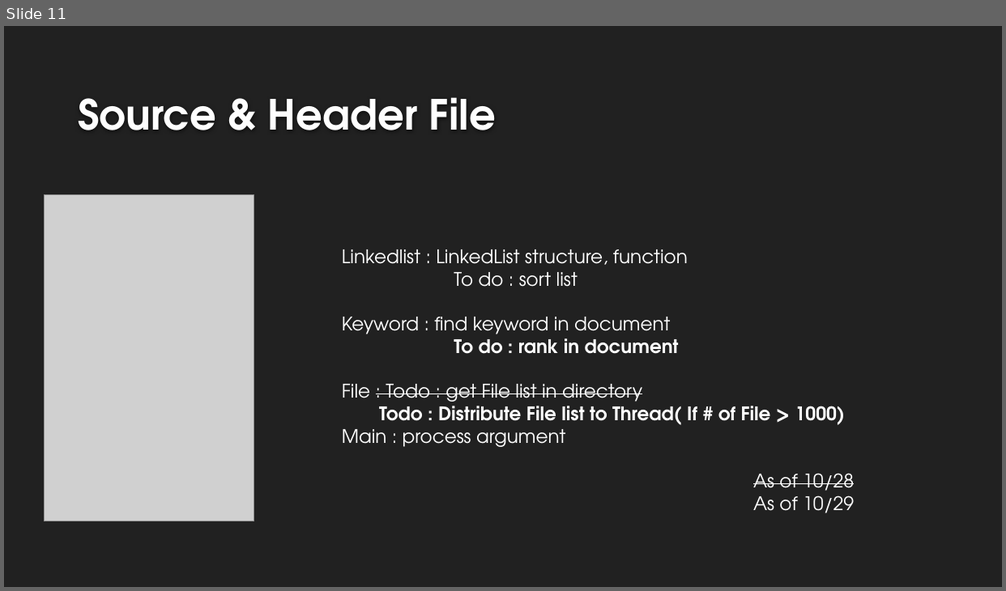
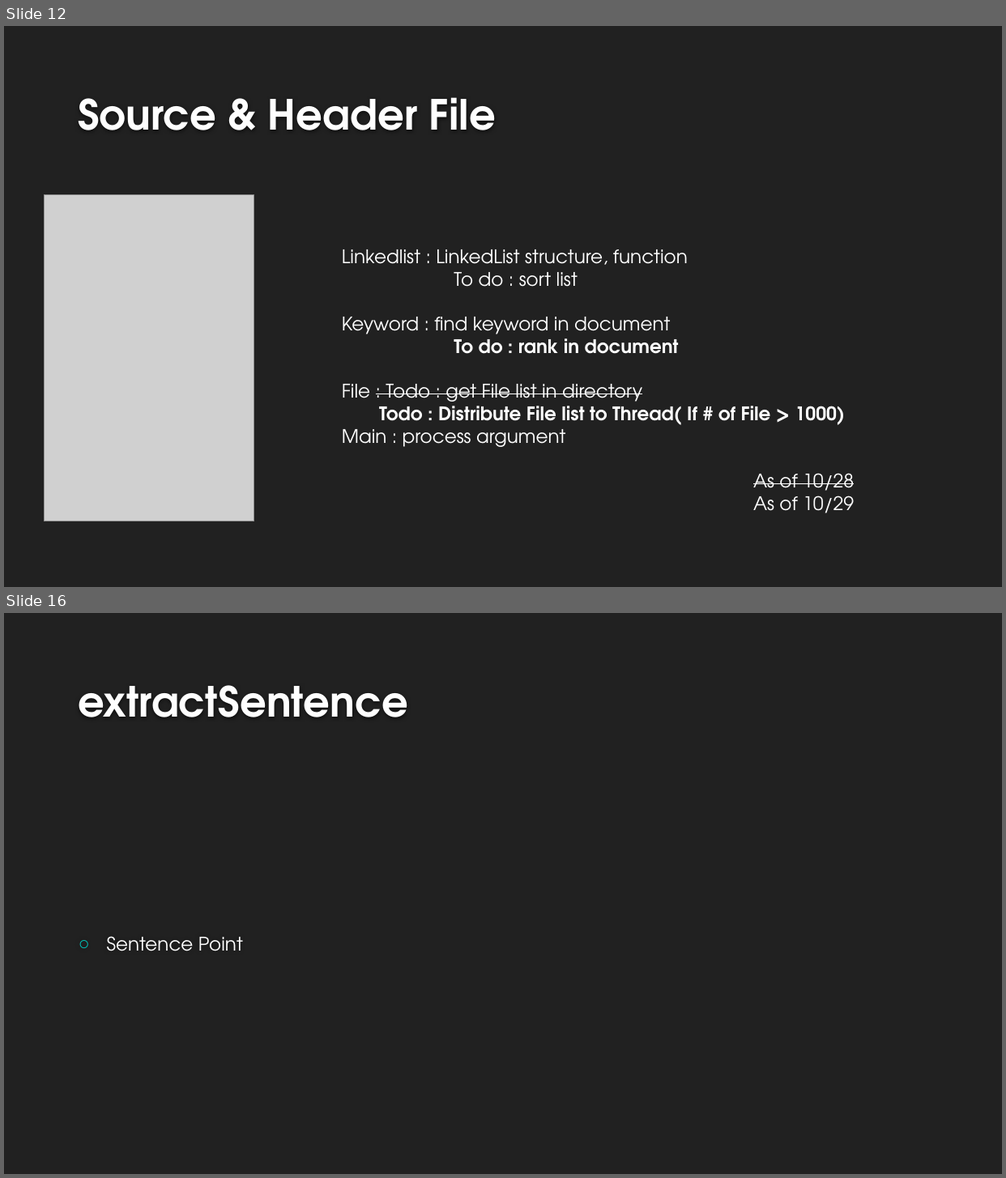
Before and after one commit to makerdark98/swprogramming, a slide deck: SW presentation.pptx. Shown one above the other, each under a label of ours: slide 11 before the commit, slides 12 and 16 after it; the slides between them are not shown. The pictures are 1006x591 and 1006x1178 pixels, drawn with LibreOffice and Linux fonts; fonts in the diff are those of the drawing; grey boxes stand for pictures; background and template pictures are left out. Boxes give left, top, right and bottom in pixels: in the first picture for what was removed or moved away, otherwise in the second. Text is boxed around its words. In the diff, an @@ line names an element or a change of style, - is before the commit and + after.

Commit message:
Test extractSentence Make Presentation data

```diff
--- a/SW presentation.pptx
+++ b/SW presentation.pptx
@@ slide 16 added at (4, 613, 1002, 1174), background #212121 @@
@@ title added at (78, 685, 408, 717), 40 pt, text #FEFEFE, bold @@
+extractSentence
@@ text added at (107, 936, 243, 952), 18 pt, text #FFFFFF @@
+○ Sentence Point
@@ what was slide 11 is now slide 12 @@
```
Also in this commit, not shown: 2 slides changed, 7 other slides added, 7 other files.
